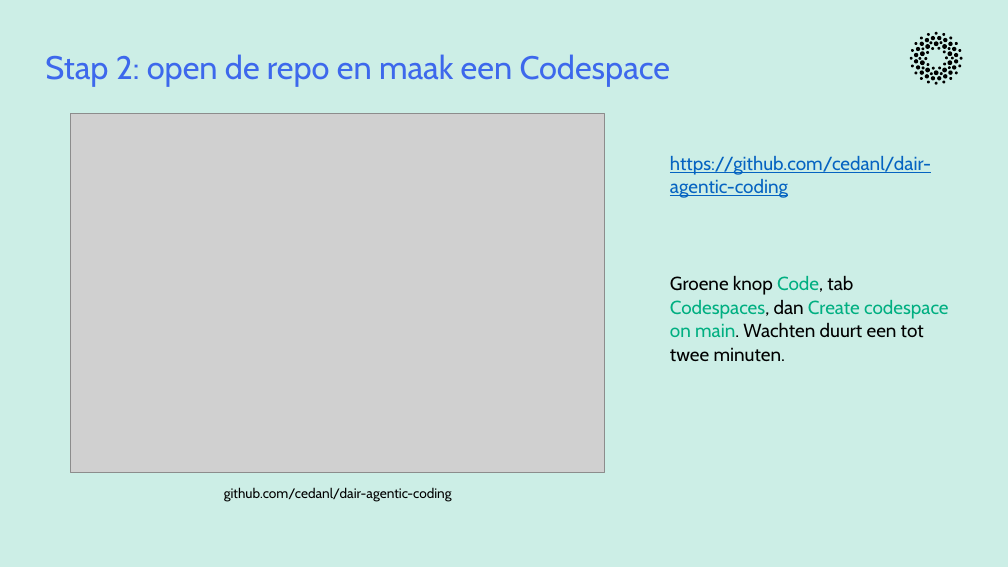
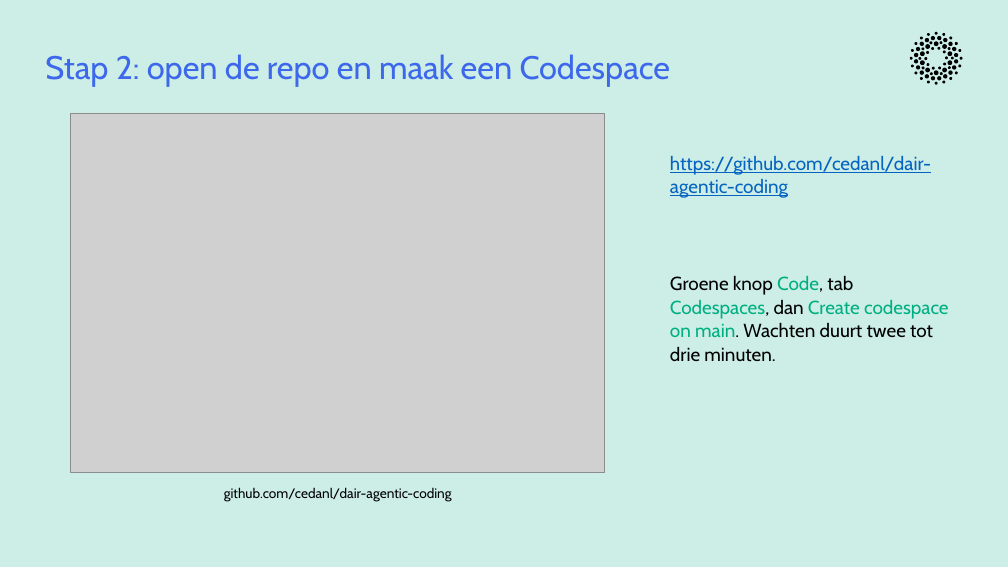
Before and after one commit to cedanl/clidev-presentaties, a slide deck: slide 16 of exports/261005_workshop_rad_uitvoering.pptx. Drawn at 1008x567 pixels with LibreOffice and Linux fonts; fonts in the diff are those of the drawing; grey boxes stand for pictures. Boxes give left, top, right and bottom in pixels: in the first picture for what was removed or moved away, otherwise in the second. Text is boxed around its words. In the diff, an @@ line names an element or a change of style, - is before the commit and + after.

```diff
--- a/exports/261005_workshop_rad_uitvoering.pptx
+++ b/exports/261005_workshop_rad_uitvoering.pptx
@@ text at bbox=[670, 275, 949, 362]: text changed @@
-Groene knop Code, tab Codespaces, dan Create codespace on main. Wachten duurt een tot twee minuten.
+Groene knop Code, tab Codespaces, dan Create codespace on main. Wachten duurt twee tot drie minuten.
```
Also in this commit, not shown: 12 other slides changed, 1 other file.
